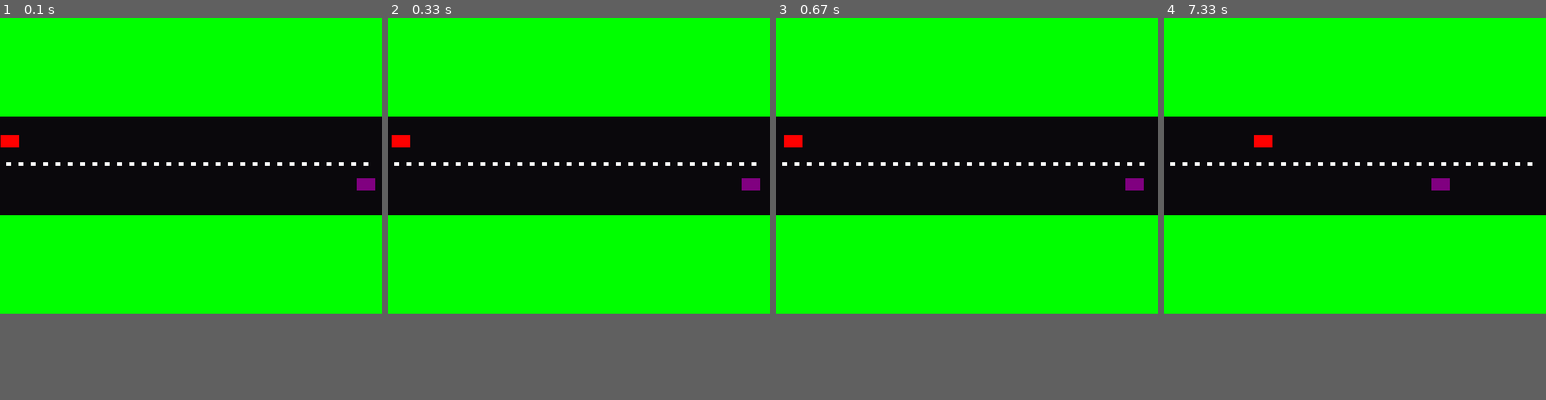
Above: before the commit, frames 1-4 (left to right).
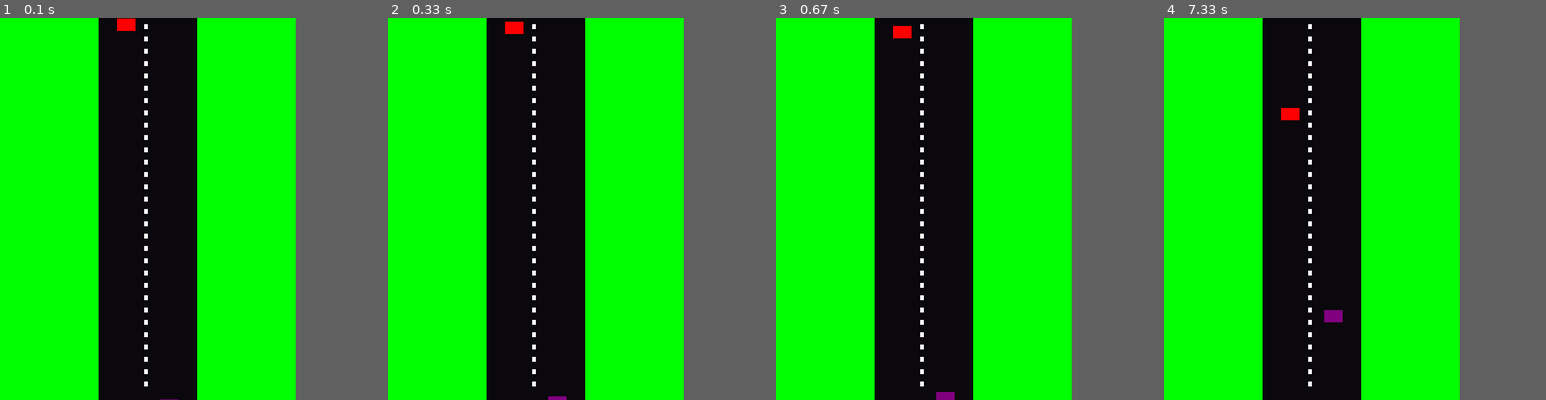
Above: after the commit, the same moments.

Repository: Alexg-z/AnimPygame
Game: pygame game, started from movObjeto1.py
The game is run twice, just before and just after one commit, with the same random seed, the same clock (stepped at 60 frames per second) and the same inputs.
Inputs:
- Up to frame 1 (0.1 s): no input
- Up to frame 2 (0.33 s): no input
- Up to frame 3 (0.67 s): no input
- Up to frame 4 (7.33 s): no input
In our replay, the window is 620x480 before the commit and 480x620 after it. These sizes can differ from the game's own. Grey fills any space a smaller window leaves; there, only what the larger window draws over its background counts as a difference.

The runs differ from the first frame. In frame 1, 38% of the frame differs, in the area x 0-100%, y 0-100%; in frame 2, 38%; in frame 3, 38%; in frame 4, 39%.

Commit message:
Segunda firma de forma vertical

Diff:
--- a/movObjeto1.py
+++ b/movObjeto1.py
@@ -28,7 +28,7 @@
 dimension1 = [620, 480]
 dimension2 = [480,620]
 
-pantalla = py.display.set_mode(dimension1)
+pantalla = py.display.set_mode(dimension2)
 py.display.set_caption("Animaciones Manuales")
 
 hecho = False
@@ -37,7 +37,8 @@
 #
 x = 0
 x2 = 580
-y = 480
+y = 0
+y2 = 620
 
 
 while not hecho:
@@ -45,14 +46,16 @@
         if evento.type == py.QUIT:
             hecho = True
     pantalla.fill(VERDE)
-    #dibujarPistaVertical()
-    dibujarPistaHorizontal()
+    dibujarPistaVertical()
+    #dibujarPistaHorizontal()
     #Cuadro Rojo
-    py.draw.rect(pantalla, ROJO,[x,190,30,20])
+    py.draw.rect(pantalla, ROJO,[190,y,30,20])
     x+=1
+    y+=1
     #Cuadro Morado
-    py.draw.rect(pantalla, MORADO,[x2,260,30,20])
+    py.draw.rect(pantalla, MORADO,[260,y2,30,20])
     x2-=1
+    y2-=1
     py.display.flip()
     reloj.tick(20)
 
